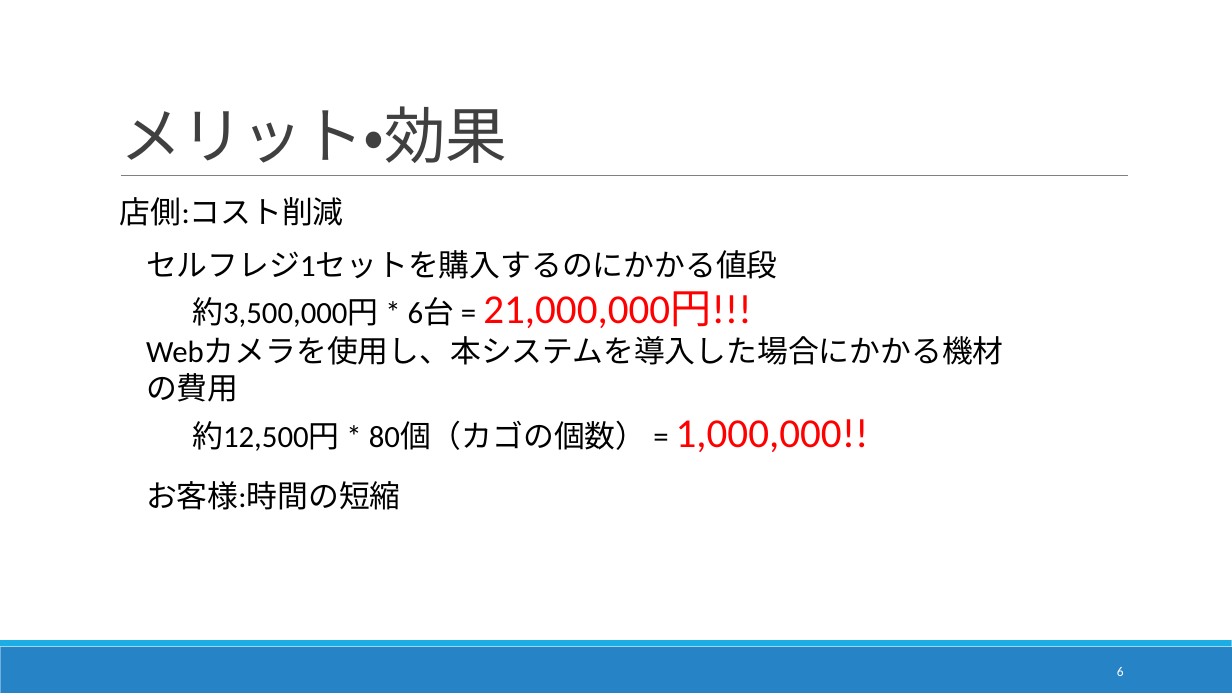
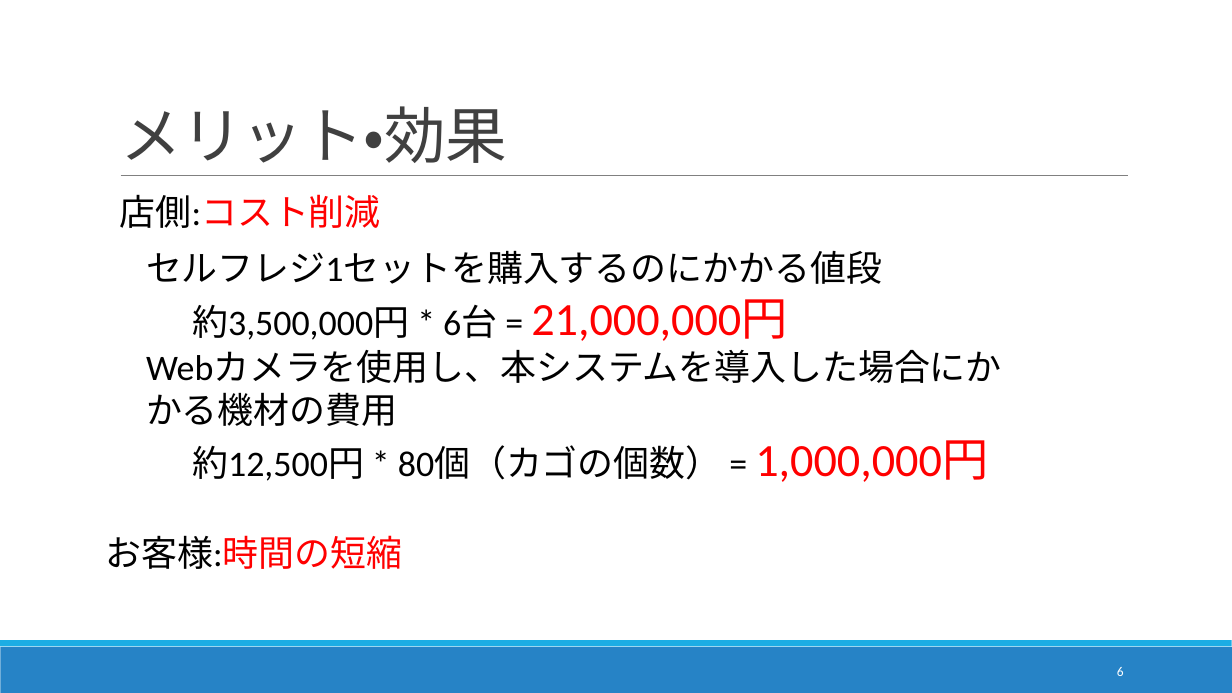
Before and after one commit to DJ956/YoloBarcodeReader, a slide deck: slide 6 of プレゼン/中間報告_danbara.pptx. Drawn at 1232x693 pixels with LibreOffice and Linux fonts; fonts in the diff are those of the drawing. Boxes give left, top, right and bottom in pixels: in the first picture for what was removed or moved away, otherwise in the second. Text is boxed around its words. In the diff, an @@ line names an element or a change of style, - is before the commit and + after.

```diff
--- a/プレゼン/中間報告_danbara.pptx
+++ b/プレゼン/中間報告_danbara.pptx
@@ text "店側:コスト削減" at [120,194,381,228]: size 24 to 28 pt; text colour #000000 to #FF0000 in "店側:コスト削減" @@
@@ text at [146,251,1002,426]: size 24 to 28 pt in "セルフレジ1セットを購入するのにかかる値段", "Webカメラを使用し、本システムを導入した場合にかかる機材の費用" @@
@@ text at [192,299,788,341]: text changed; size 24 to 28 pt @@
-  約3,500,000円 * 6台 = 21,000,000円!!!
+  約3,500,000円 * 6台 = 21,000,000円
@@ text at [192,440,988,482]: text changed; size 24 to 28 pt @@
-  約12,500円 * 80個（カゴの個数） = 1,000,000!!
+  約12,500円 * 80個（カゴの個数） = 1,000,000円
@@ text "お客様:時間の短縮": place and size @@
-text "お客様:時間の短縮" at [146,481,401,510]
+text "お客様:時間の短縮" at [106,535,403,569]
@@ text "お客様:時間の短縮" at [106,535,403,569]: size 24 to 28 pt; text colour #000000 to #FF0000 in "お客様:時間の短縮" @@
```
Also in this commit, not shown: 5 other slides changed, 1 slide added, 2 slides removed, 1 other file.
